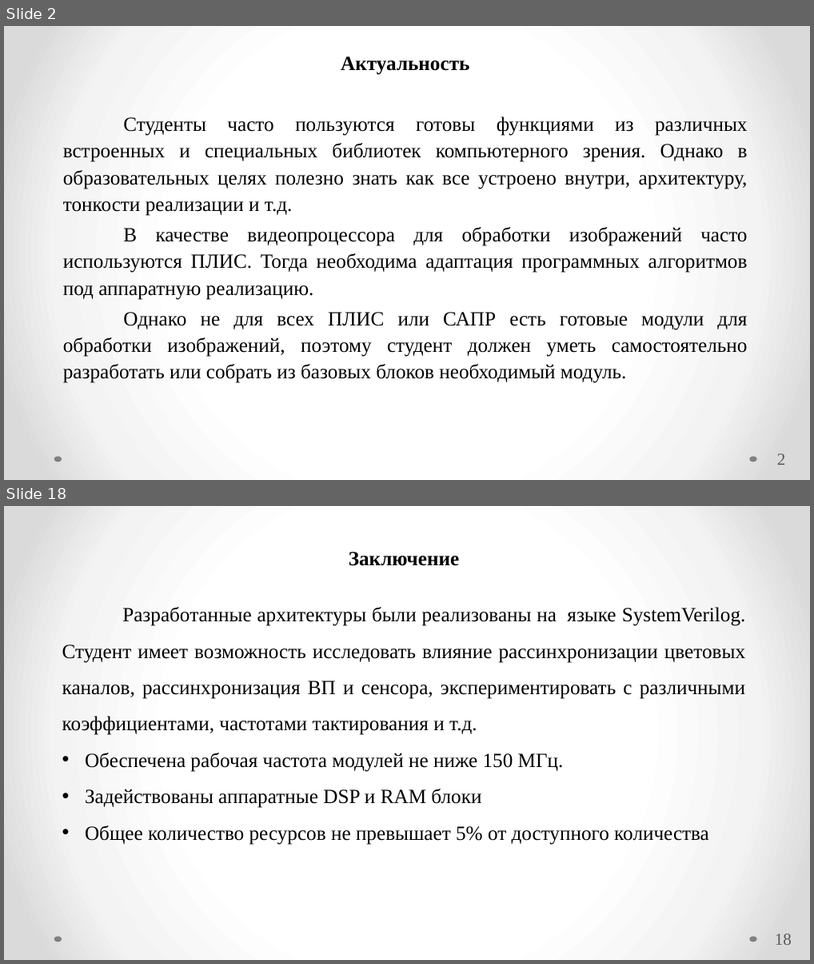
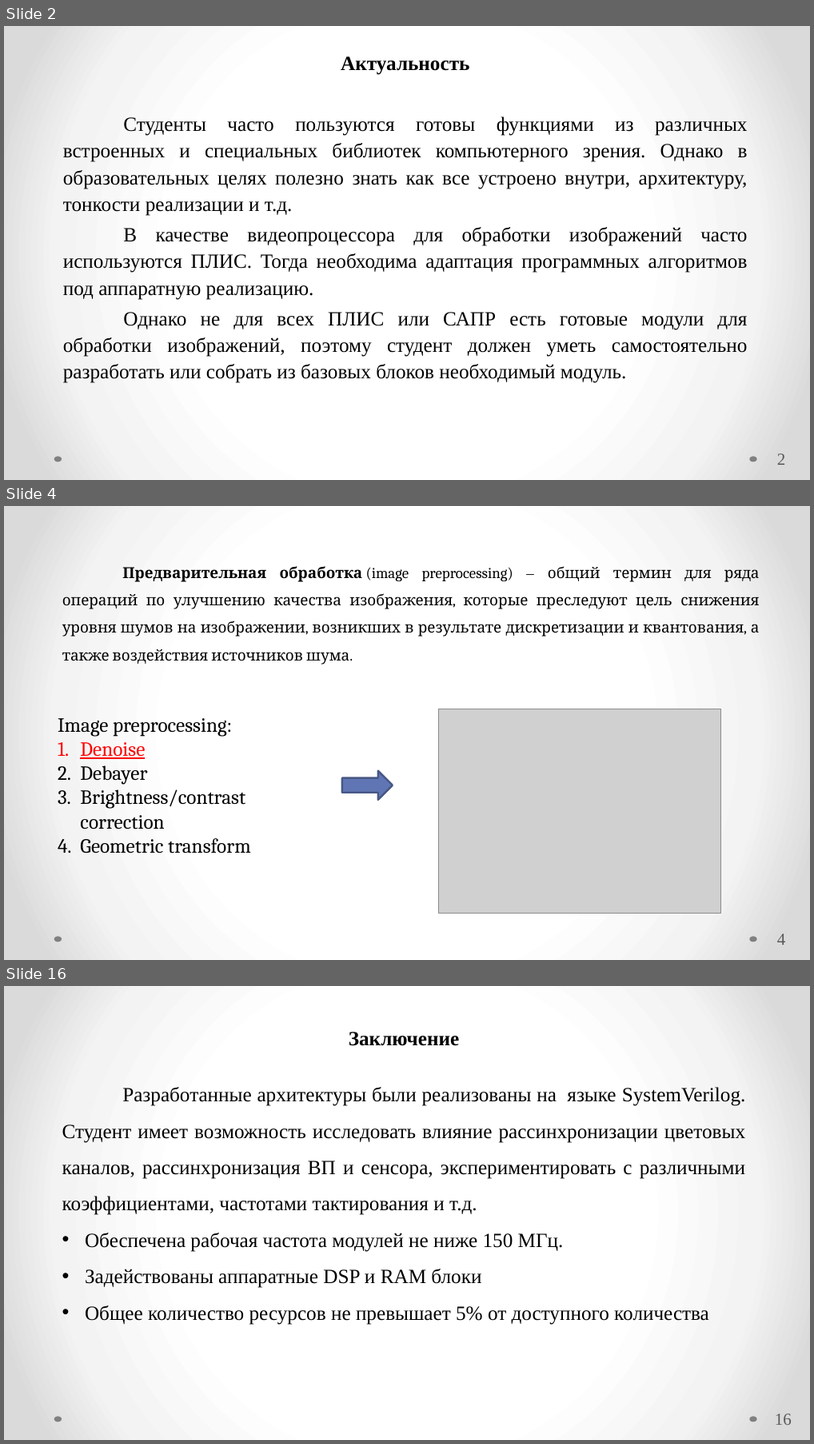
Before and after one commit to Radiophantom/master_yoda, a slide deck: VKR.pptx. Shown one above the other, each under a label of ours: slides 2 and 18 before the commit, slides 2, 4 and 16 after it; the slides between them are not shown. The pictures are 814x964 and 814x1444 pixels, drawn with LibreOffice and Linux fonts; fonts in the diff are those of the drawing; grey boxes stand for pictures. Boxes give left, top, right and bottom in pixels: in the first picture for what was removed or moved away, otherwise in the second. Text is boxed around its words. In the diff, an @@ line names an element or a change of style, - is before the commit and + after.

```diff
--- a/VKR.pptx
+++ b/VKR.pptx
@@ slide 4 added at [4,506,810,960], background gradient #FFFFFF to #F4F4F4 to #DADADA; not listed: 2 template elements that a slide beside it also shows @@
@@ text added at [62,566,760,664], 18 pt, text #000000 @@
+Предварительная обработка (image preprocessing) – общий термин для ряда операций по улучшению качества изображения, которые преследуют цель снижения уровня шумов на изображении, возникших в результате дискретизации и квантования, а также воздействия источников шума.
@@ text added at [58,718,251,853], 24 pt, text #000000 @@
+Image preprocessing:
+1. Denoise
+2. Debayer
+3. Brightness/contrast correction
+4. Geometric transform
@@ picture added at [439,708,721,912] @@
@@ right arrow added at [342,770,392,800], fill #6076B4, outline #475785 2.25 pt @@
@@ page number added at [778,933,786,944], 20 pt, text #595959 @@
+4
@@ what was slide 18 is now slide 16 @@
@@ page number at [775,1413,792,1424]: text changed @@
-18
+16
```
Also in this commit, not shown: 10 slides changed, 7 other slides added, 6 slides removed, 5 other files.
